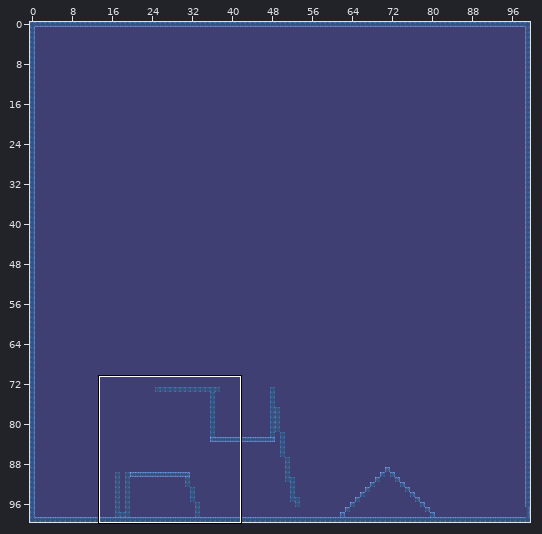
Two versions of a level (Tiled map, resources/maps/start_map.tmx). Above: a wide view before the commit, with the close-up outlined.
Close-up. Before the edit:
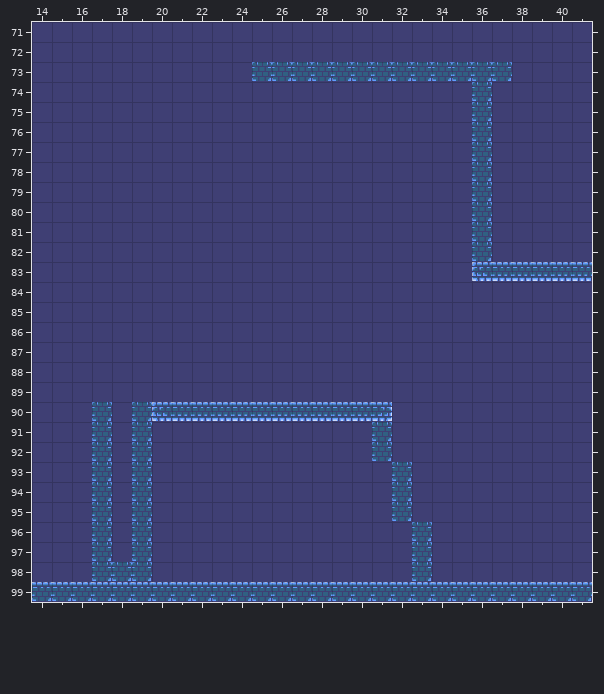
Cells are 32x32 px. Shown: x 14..41, y 71..99. The commit also changed other parts of the map, which this record leaves out.
And afterwards:
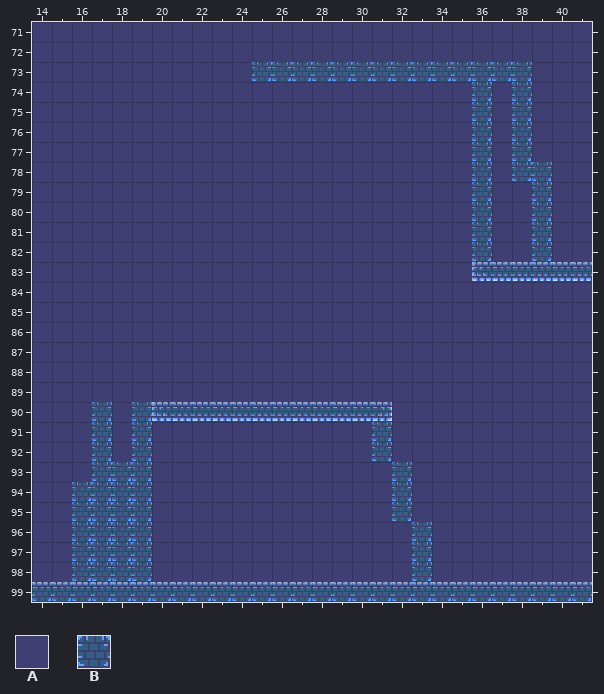
Key: from "bricks32": A 45, B 50.
_ is an empty cell.
Tiles replaced or removed in this view: A.
Edits made:
Changed rows in their new state; . is an unchanged cell.
Layer "Tile Layer 1":
first column x 38:
 73 B.
 74 B.
 75 B.
 76 B.
 77 B.
 78 BB
 79 .B
 80 .B
 81 .B
 82 .B
first column x 16:
 93 ..B
 94 B.B
 95 B.B
 96 B.B
 97 B.B
 98 B..
Pixel boxes of the changes (left, top, right, bottom) in both close-ups:
changed: (512, 62, 552, 261)
changed: (112, 462, 132, 561)
changed: (72, 482, 92, 581)
